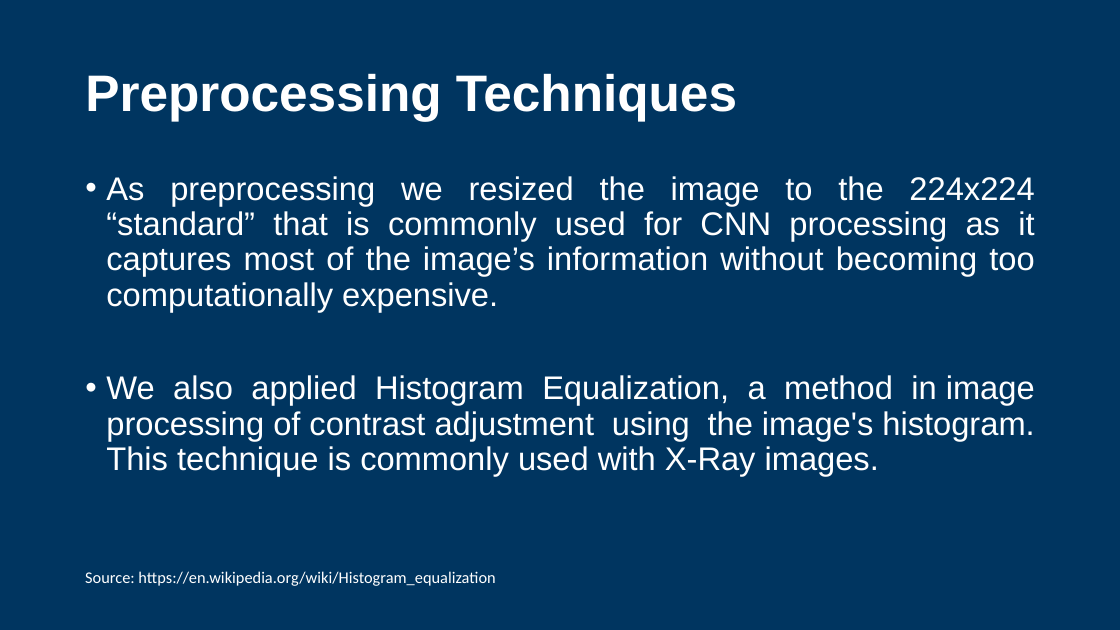
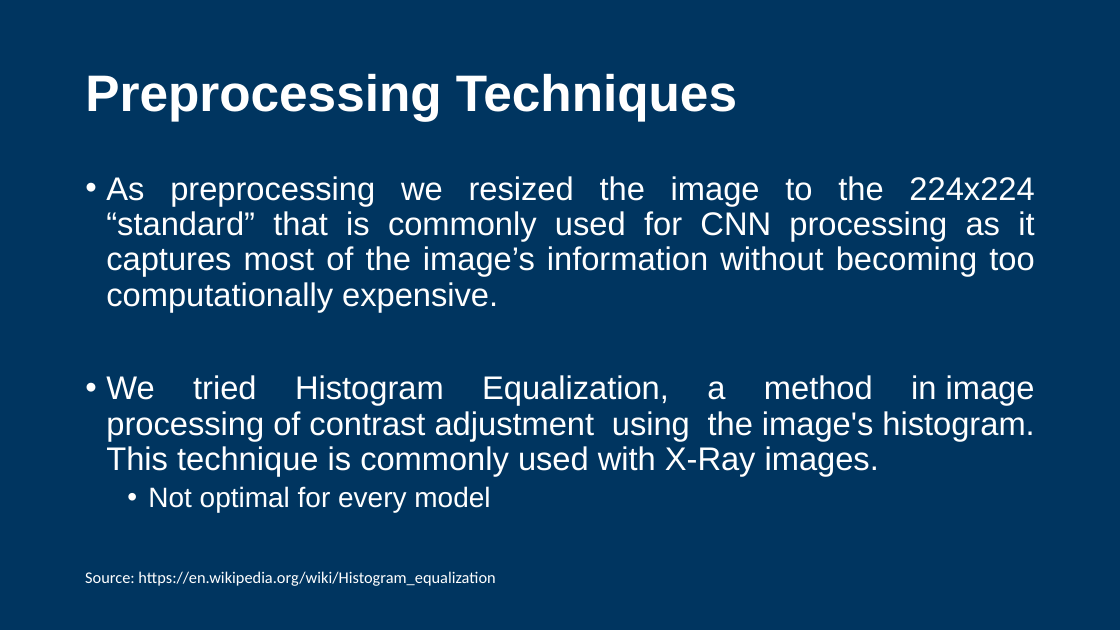
Before and after one commit to fernand0labra/ltu-M7016H, a slide deck: slide 11 of docs/presentation.pptx. Drawn at 1120x630 pixels with LibreOffice and Linux fonts; fonts in the diff are those of the drawing; background and template pictures are left out. Boxes give left, top, right and bottom in pixels: in the first picture for what was removed or moved away, otherwise in the second. Text is boxed around its words. In the diff, an @@ line names an element or a change of style, - is before the commit and + after.

Commit message:
Update presentation

```diff
--- a/docs/presentation.pptx
+++ b/docs/presentation.pptx
@@ text at box(106, 375, 1035, 512): text changed @@
-• We also applied Histogram Equalization, a method in image processing of contrast adjustment using the image's histogram. This technique is commonly used with X-Ray images.
+• We tried Histogram Equalization, a method in image processing of contrast adjustment using the image's histogram. This technique is commonly used with X-Ray images.
+  • Not optimal for every model
```
Also in this commit, not shown: 19 other slides changed, 3 slides added.
